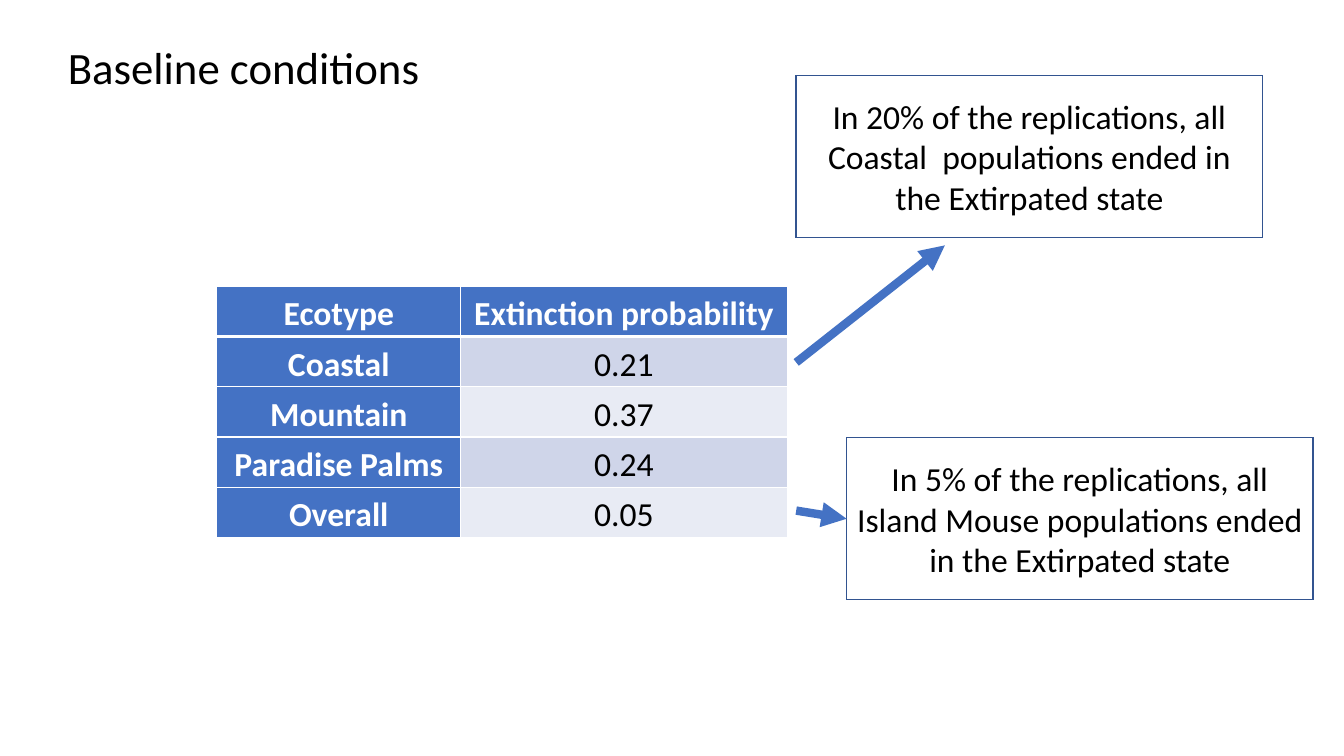
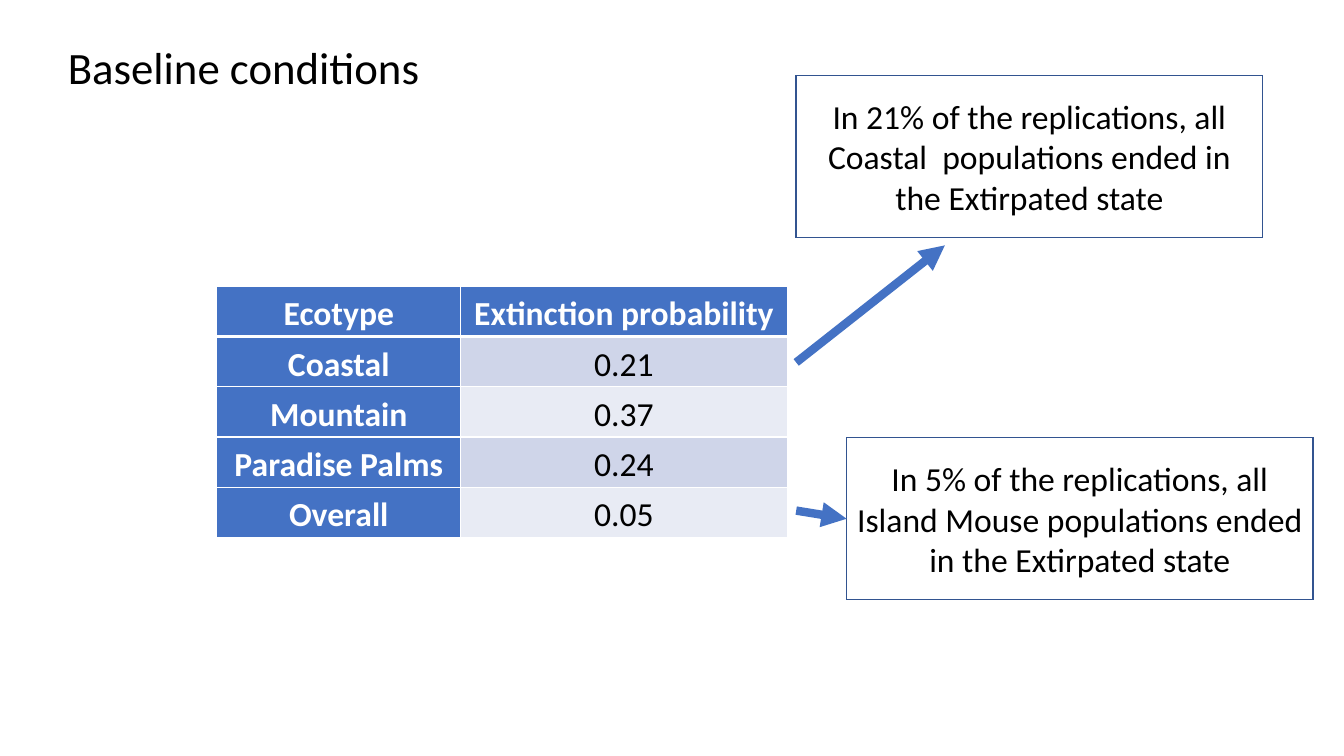
Before and after one commit to annamtucker/ssa-200, a slide deck: slide 12 of static/activities/activity-3.pptx. Drawn at 1344x756 pixels with LibreOffice and Linux fonts; fonts in the diff are those of the drawing; background and template pictures are left out. Boxes give left, top, right and bottom in pixels: in the first picture for what was removed or moved away, otherwise in the second. Text is boxed around its words. In the diff, an @@ line names an element or a change of style, - is before the commit and + after.

```diff
--- a/static/activities/activity-3.pptx
+++ b/static/activities/activity-3.pptx
@@ text in rectangle at <box>828,105,1230,216</box>: text changed @@
-In 20% of the replications, all Coastal populations ended in the Extirpated state
+In 21% of the replications, all Coastal populations ended in the Extirpated state
```
Also in this commit, not shown: 5 other files.
